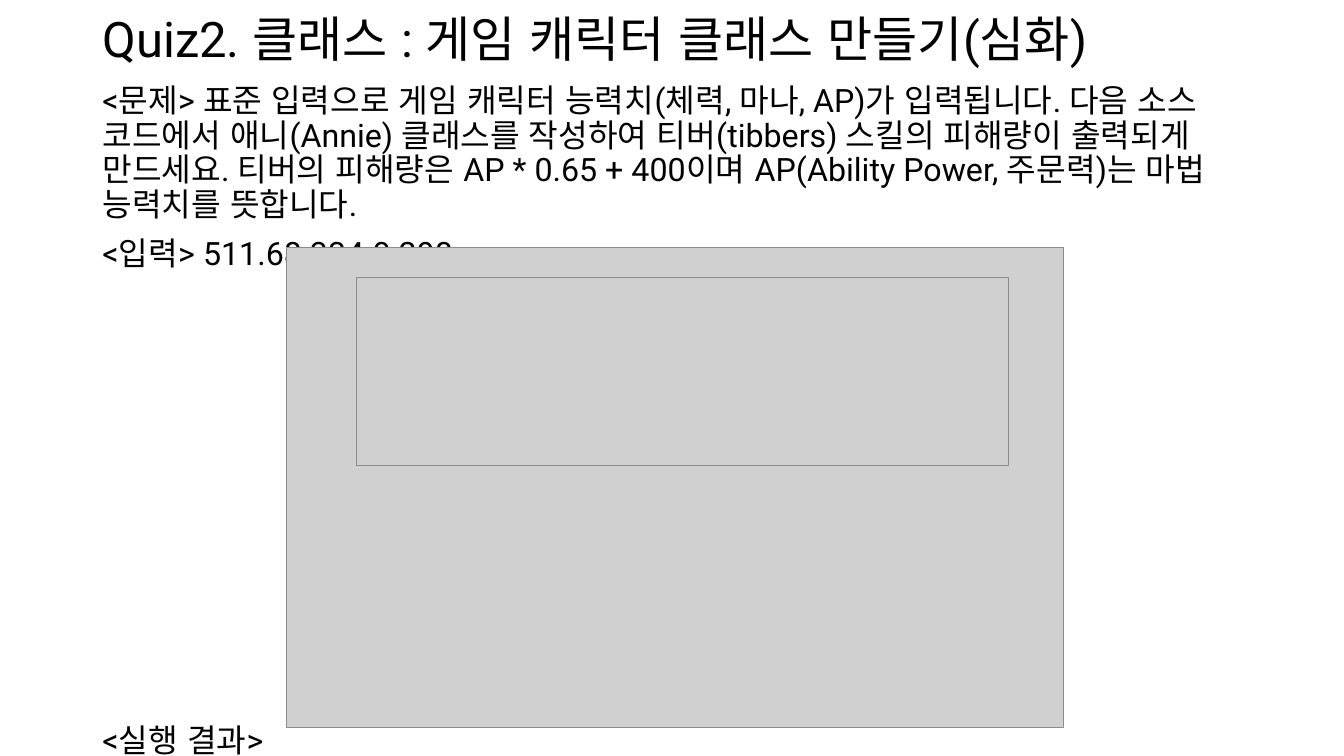
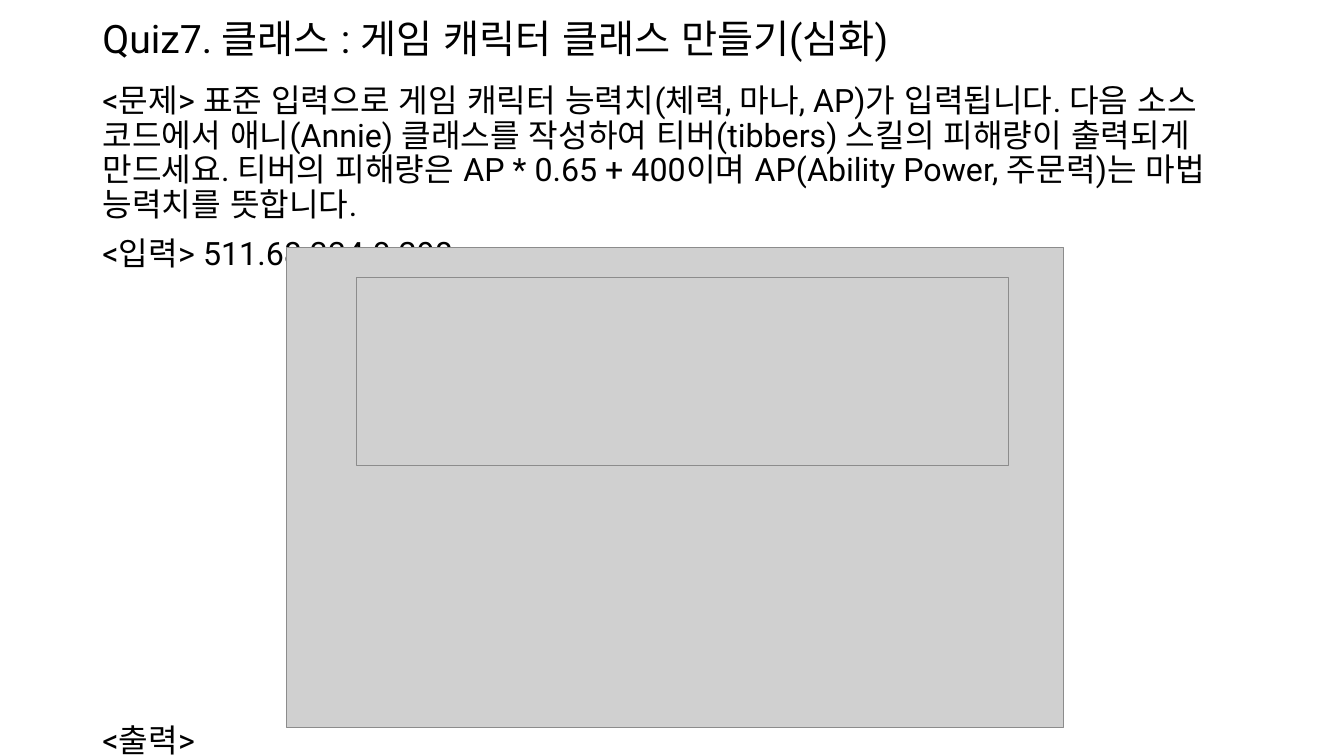
Before and after one commit to HongB1/2022-KHU-Bioinformatics-lab, a slide deck: slide 8 of Quiz.pptx (slide 3 before the commit). Drawn at 1344x756 pixels with LibreOffice and Linux fonts; fonts in the diff are those of the drawing; grey boxes stand for pictures. Boxes give left, top, right and bottom in pixels: in the first picture for what was removed or moved away, otherwise in the second. Text is boxed around its words. In the diff, an @@ line names an element or a change of style, - is before the commit and + after.

```diff
--- a/Quiz.pptx
+++ b/Quiz.pptx
@@ title at [102, 20, 888, 62]: text changed; size 35 to 28 pt @@
-Quiz2. 클래스 : 게임 캐릭터 클래스 만들기(심화)
+Quiz7. 클래스 : 게임 캐릭터 클래스 만들기(심화)
@@ text at [102, 725, 195, 755]: text changed @@
-<실행 결과>
+<출력>
```
Also in this commit, not shown: 1 other slide changed, 6 slides added, 8 other files.
